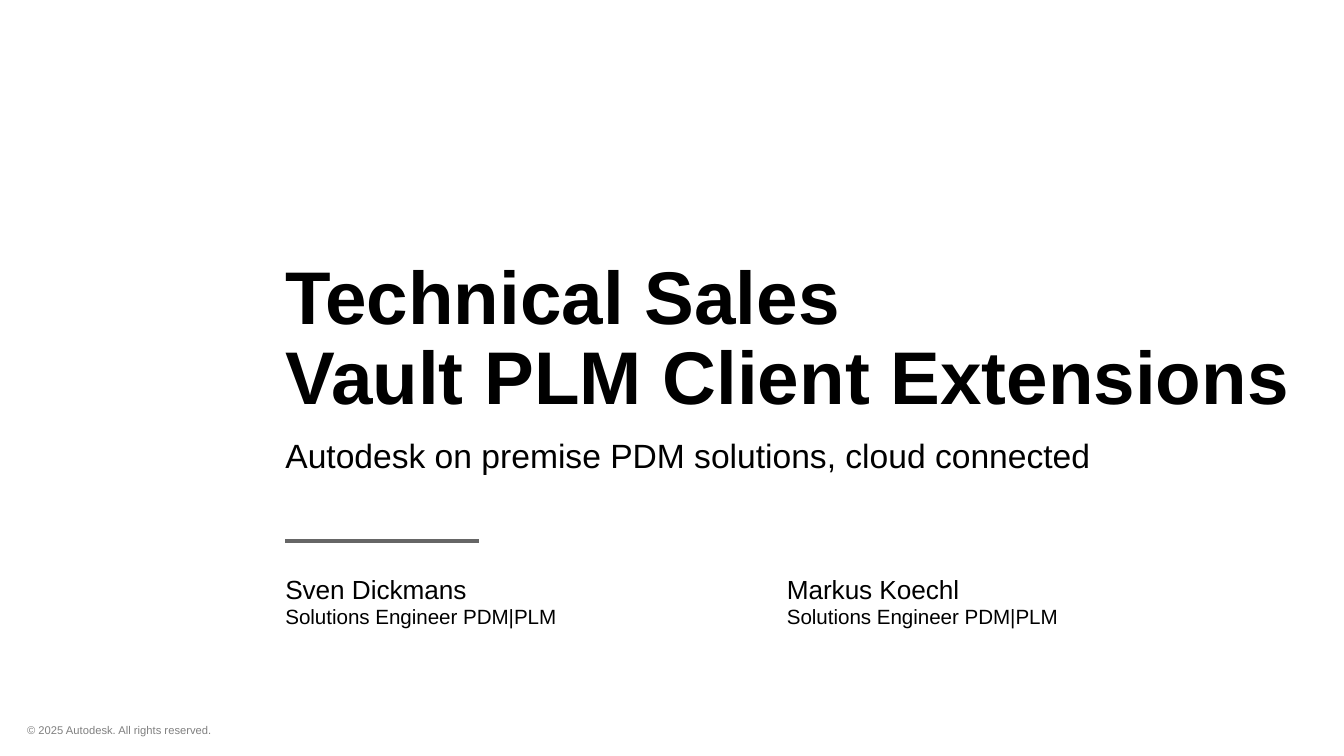
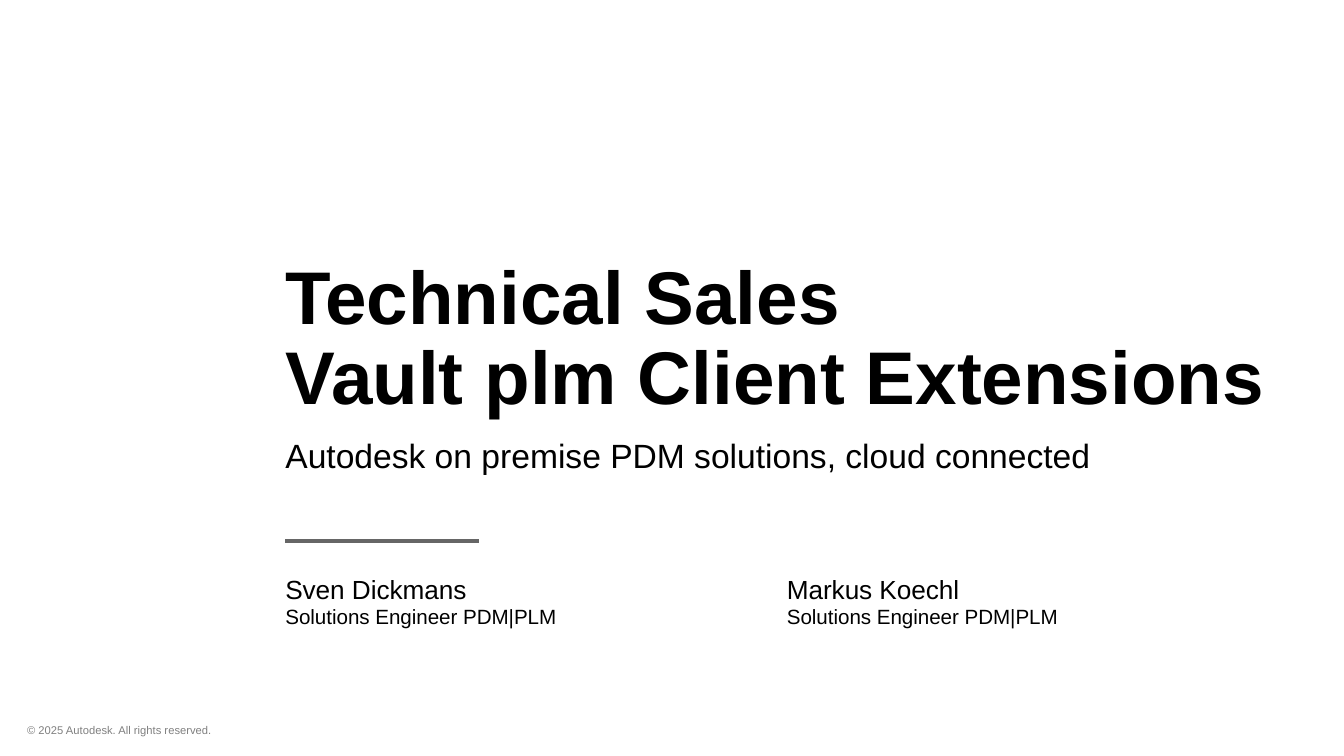
Before and after one commit to koechlm/Autodesk.TS.PlmDesktopExtensions, a slide deck: slide 1 of Autodesk.TS.VaultPlmClientExtensions.pptx. Drawn at 1344x756 pixels with LibreOffice and Linux fonts; fonts in the diff are those of the drawing; background and template pictures are left out. Boxes give left, top, right and bottom in pixels: in the first picture for what was removed or moved away, otherwise in the second. Text is boxed around its words. In the diff, an @@ line names an element or a change of style, - is before the commit and + after.

```diff
--- a/Autodesk.TS.VaultPlmClientExtensions.pptx
+++ b/Autodesk.TS.VaultPlmClientExtensions.pptx
@@ title at (285, 270, 1264, 418): text changed @@
-Technical Sales
-Vault PLM Client Extensions
+Technical Sales
+Vault plm Client Extensions
```
Also in this commit, not shown: 1 other slide changed, 6 other files.
